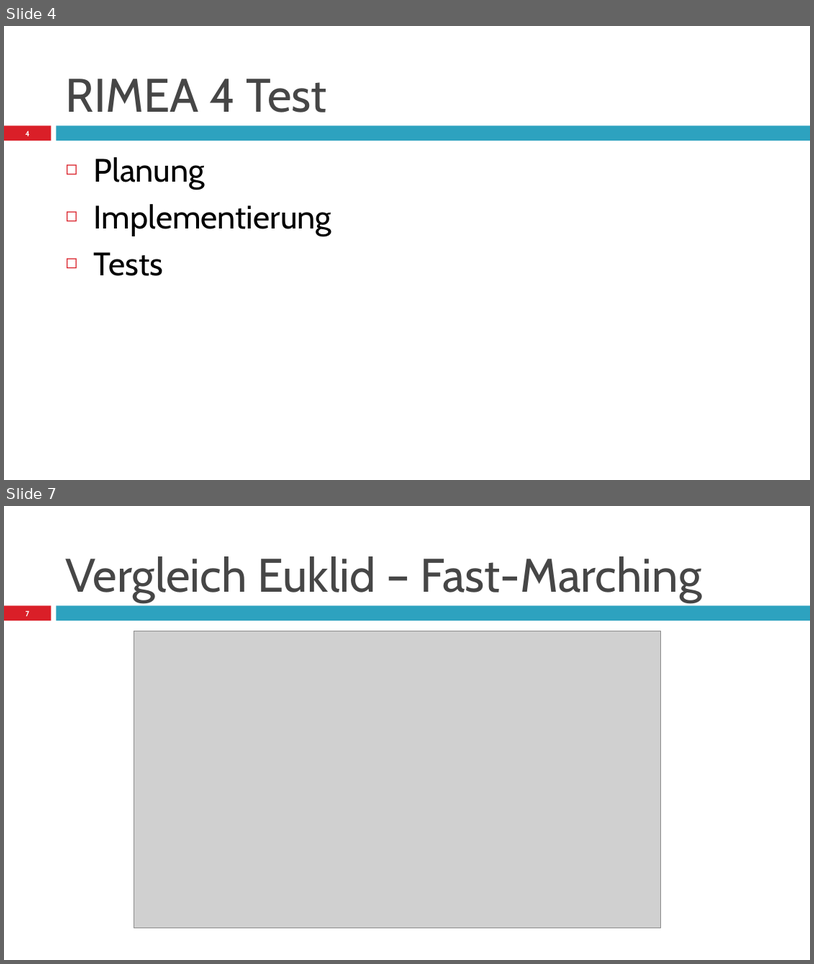
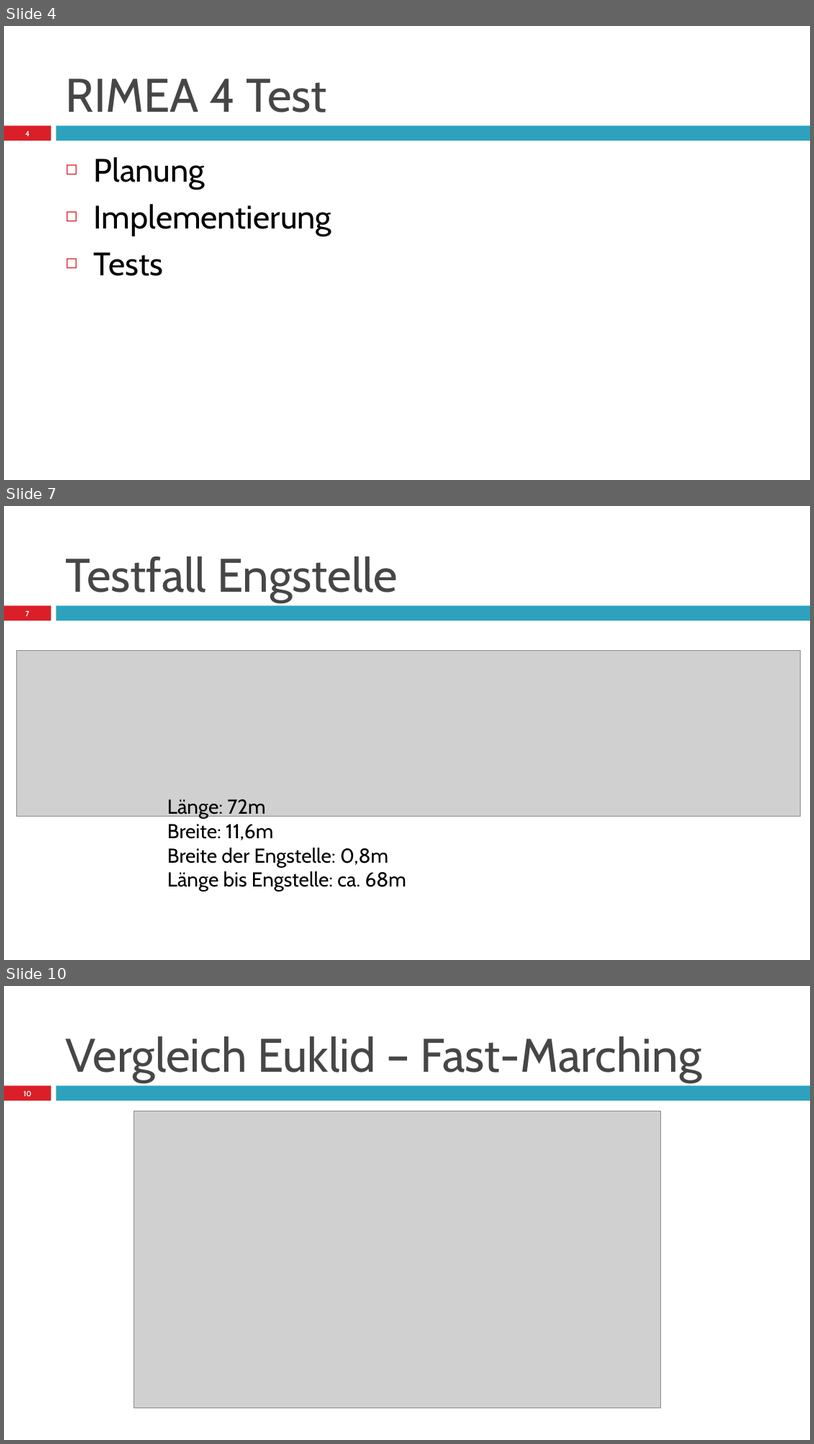
Before and after one commit to Arne2/hm-modellbildung, a slide deck: angabe3/PräsentationStudienarbeit3_Diez_Mueller_Schöntag_Graf.pptx. Shown one above the other, each under a label of ours: slides 4 and 7 before the commit, slides 4, 7 and 10 after it; the slides between them are not shown. The pictures are 814x964 and 814x1444 pixels, drawn with LibreOffice and Linux fonts; fonts in the diff are those of the drawing; grey boxes stand for pictures. Boxes give left, top, right and bottom in pixels: in the first picture for what was removed or moved away, otherwise in the second. Text is boxed around its words. In the diff, an @@ line names an element or a change of style, - is before the commit and + after.

Commit message:
Update Präsentation

```diff
--- a/angabe3/PräsentationStudienarbeit3_Diez_Mueller_Schöntag_Graf.pptx
+++ b/angabe3/PräsentationStudienarbeit3_Diez_Mueller_Schöntag_Graf.pptx
@@ slide 7 added at box(4, 506, 810, 960), background #FFFFFF; not listed: 2 template elements that a slide beside it also shows @@
@@ title added at box(66, 556, 398, 602), 42 pt, text #464646 @@
+Testfall Engstelle
@@ page number added at box(26, 610, 29, 616), 6.7 pt, text #FFFFFF, bold @@
+7
@@ picture added at box(17, 650, 801, 816) @@
@@ text added at box(167, 799, 406, 891), 18 pt, text #000000 @@
+Länge: 72m
+Breite: 11,6m
+Breite der Engstelle: 0,8m
+Länge bis Engstelle: ca. 68m
@@ what was slide 7 is now slide 10 @@
@@ page number at box(23, 1090, 31, 1096): text changed @@
-7
+10
```
Also in this commit, not shown: 2 slides changed, 2 other slides added.
